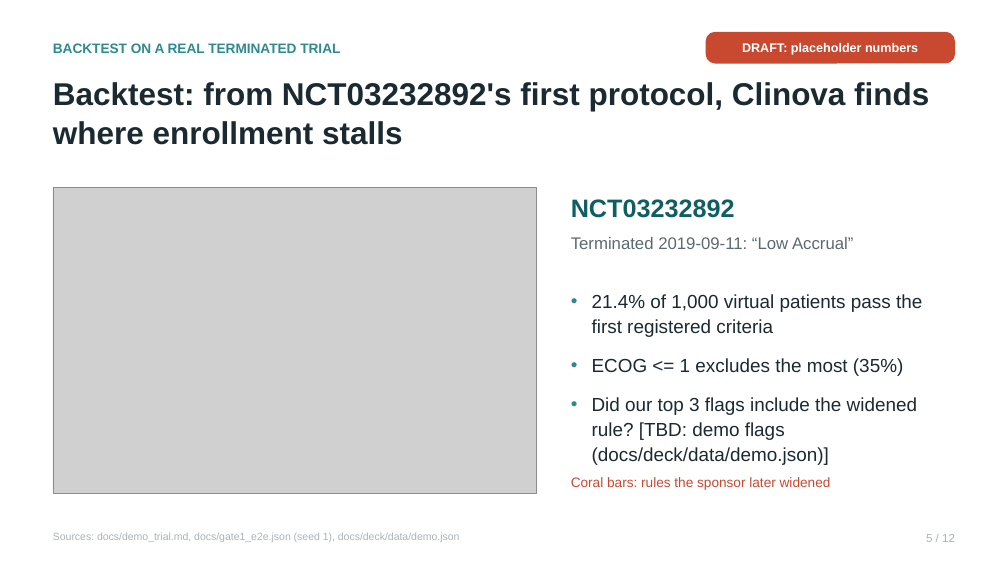
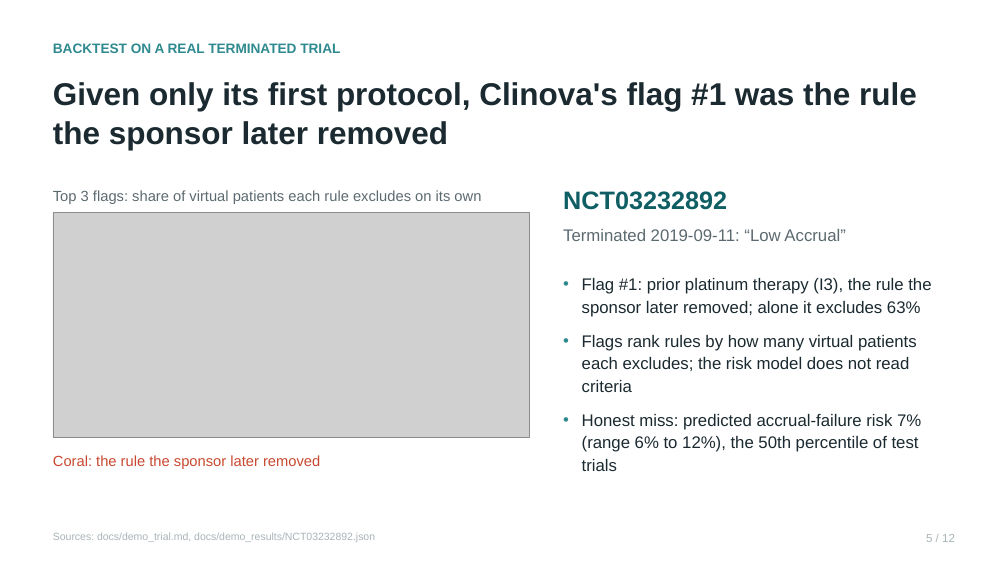
Before and after one commit to RaghulKS/Clinova, a slide deck: slide 5 of docs/deck/clinova.pptx. Drawn at 1008x567 pixels with LibreOffice and Linux fonts; fonts in the diff are those of the drawing; grey boxes stand for pictures. Boxes give left, top, right and bottom in pixels: in the first picture for what was removed or moved away, otherwise in the second. Text is boxed around its words. In the diff, an @@ line names an element or a change of style, - is before the commit and + after.

Commit message:
T42: fill gate 2 numbers (validation, replay, demo flags and fixes)

```diff
--- a/docs/deck/clinova.pptx
+++ b/docs/deck/clinova.pptx
@@ rounded rectangle removed at box(706, 32, 955, 64) @@
-DRAFT: placeholder numbers
@@ text at box(53, 82, 917, 150): text changed @@
-Backtest: from NCT03232892's first protocol, Clinova finds where enrollment stalls
+Given only its first protocol, Clinova's flag #1 was the rule the sponsor later removed
@@ text added at box(53, 190, 481, 204), 14 pt, text #5C6A70 @@
+Top 3 flags: share of virtual patients each rule excludes on its own
@@ text "NCT03232892": place and size @@
-text "NCT03232892" at box(571, 199, 735, 218)
+text "NCT03232892" at box(563, 191, 727, 210)
@@ picture: place and size @@
-picture at box(53, 188, 537, 493)
+picture at box(53, 212, 529, 438)
@@ text "Terminated 2019-09-11: “Low Accrual”": place and size @@
-text "Terminated 2019-09-11: “Low Accrual”" at box(571, 237, 853, 249)
+text "Terminated 2019-09-11: “Low Accrual”" at box(563, 229, 845, 241)
@@ text added at box(582, 278, 931, 471), 16 pt, text #1B2A30 @@
+• Flag #1: prior platinum therapy (I3), the rule the sponsor later removed; alone it excludes 63%
+• Flags rank rules by how many virtual patients each excludes; the risk model does not read criteria
+• Honest miss: predicted accrual-failure risk 7% (range 6% to 12%), the 50th percentile of test trials
@@ text removed at box(592, 294, 922, 465) @@
-• 21.4% of 1,000 virtual patients pass the first registered criteria
-• ECOG <= 1 excludes the most (35%)
-• Did our top 3 flags include the widened rule? [TBD: demo flags (docs/deck/data/demo.json)]
@@ text added at box(53, 455, 320, 469), 14 pt, text #C8492F @@
+Coral: the rule the sponsor later removed
@@ text removed at box(571, 477, 831, 490) @@
-Coral bars: rules the sponsor later widened
@@ text at box(53, 532, 375, 542): text changed @@
-Sources: docs/demo_trial.md, docs/gate1_e2e.json (seed 1), docs/deck/data/demo.json
+Sources: docs/demo_trial.md, docs/demo_results/NCT03232892.json
```
Also in this commit, not shown: 3 other slides changed, 2 slides added, 2 slides removed, 20 other files.
